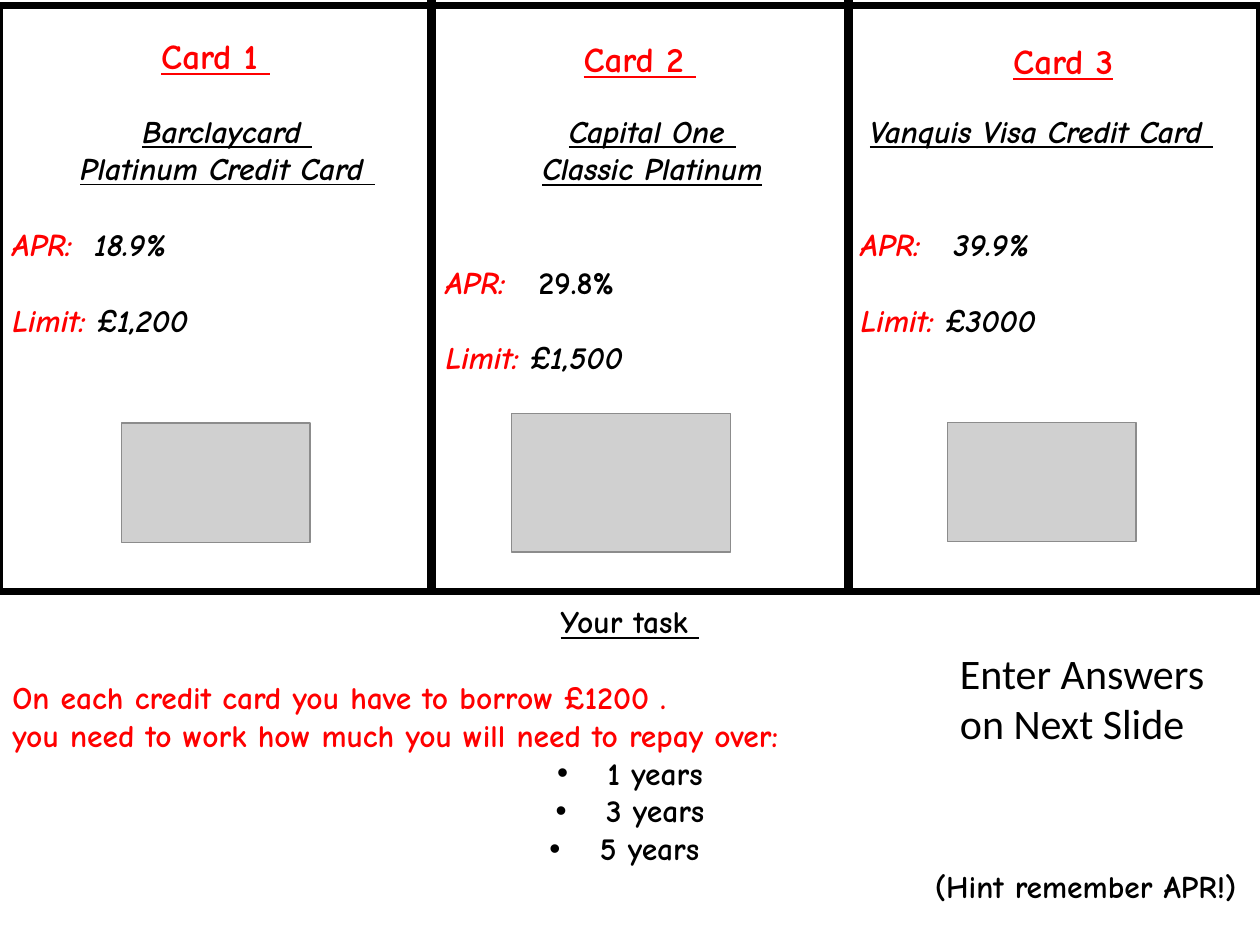
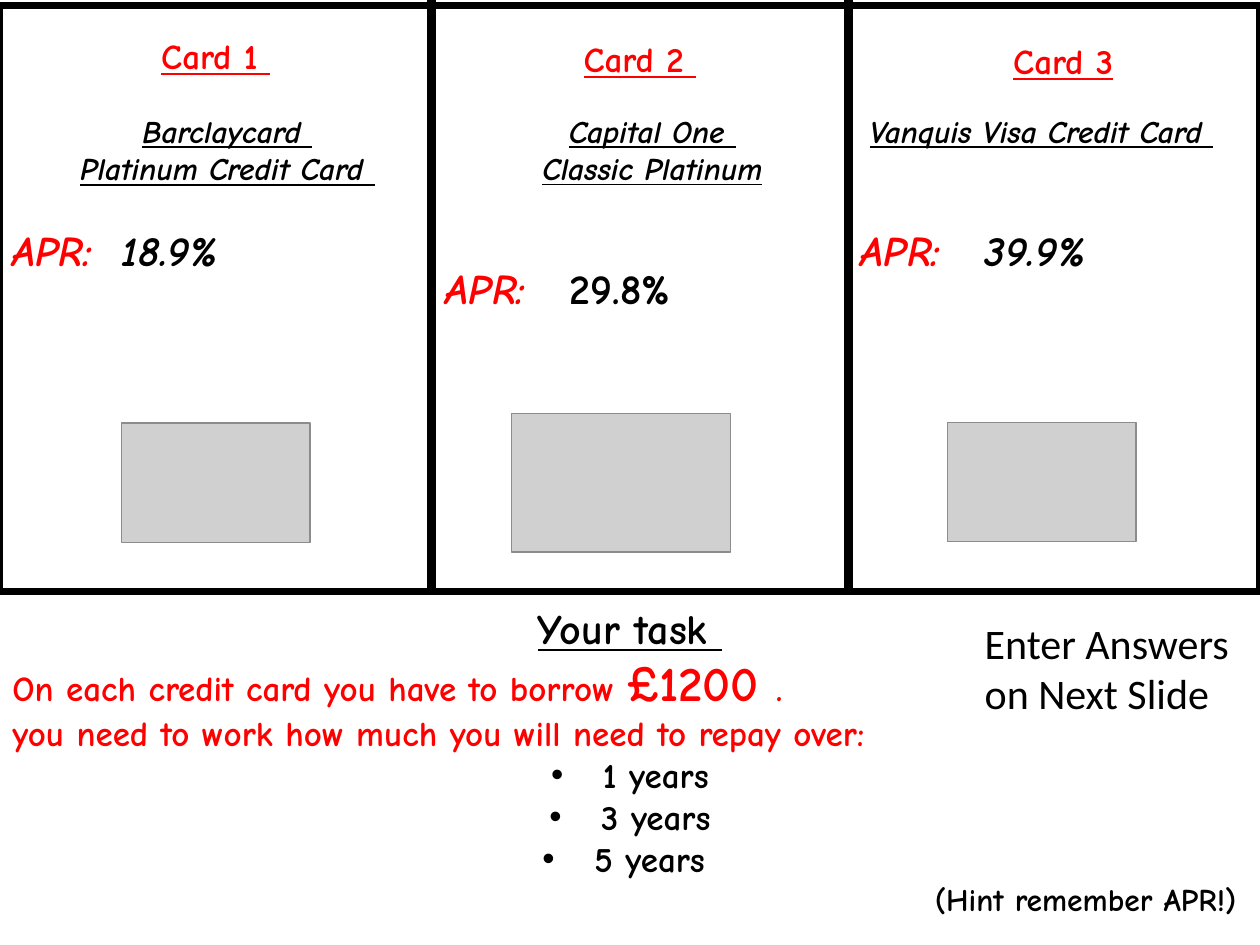
Before and after one commit to paulcockram7/paulcockram7.github.io, a slide deck: slide 9 of 15finance/02 Credit Cards.pptx. Drawn at 1260x945 pixels with LibreOffice and Linux fonts; fonts in the diff are those of the drawing; grey boxes stand for pictures. Boxes give left, top, right and bottom in pixels: in the first picture for what was removed or moved away, otherwise in the second. Text is boxed around its words. In the diff, an @@ line names an element or a change of style, - is before the commit and + after.

Commit message:
modify credit card task remove limit
modify credit card task remove limit

```diff
--- a/15finance/02 Credit Cards.pptx
+++ b/15finance/02 Credit Cards.pptx
@@ text at box(12, 237, 218, 267): size 18 to 24 pt in "APR: 18.9%" @@
@@ text at box(861, 237, 1086, 267): size 18 to 24 pt in "APR: 39.9%" @@
@@ text at box(446, 275, 671, 305): size 18 to 24 pt in "APR: 29.8%" @@
@@ text at box(12, 309, 189, 335): paragraph removed @@
-Limit: £1,200
@@ text at box(861, 309, 1036, 332): paragraph removed @@
-Limit: £3000
@@ text at box(446, 346, 623, 372): paragraph removed @@
-Limit: £1,500
@@ text at box(12, 615, 864, 879): size 18 to 24 pt in "Your task"; size 18 to 20 pt in "On each credit card you have to ...", "you need to work how much you ...", "1 years", "3 years" and 1 more places; size 18 to 28 pt in "£1200" @@
@@ text "Enter Answers on Next Slide": place and size @@
-text "Enter Answers on Next Slide" at box(960, 662, 1204, 740)
+text "Enter Answers on Next Slide" at box(985, 632, 1228, 710)
```
Also in this commit, not shown: 2 other files.
